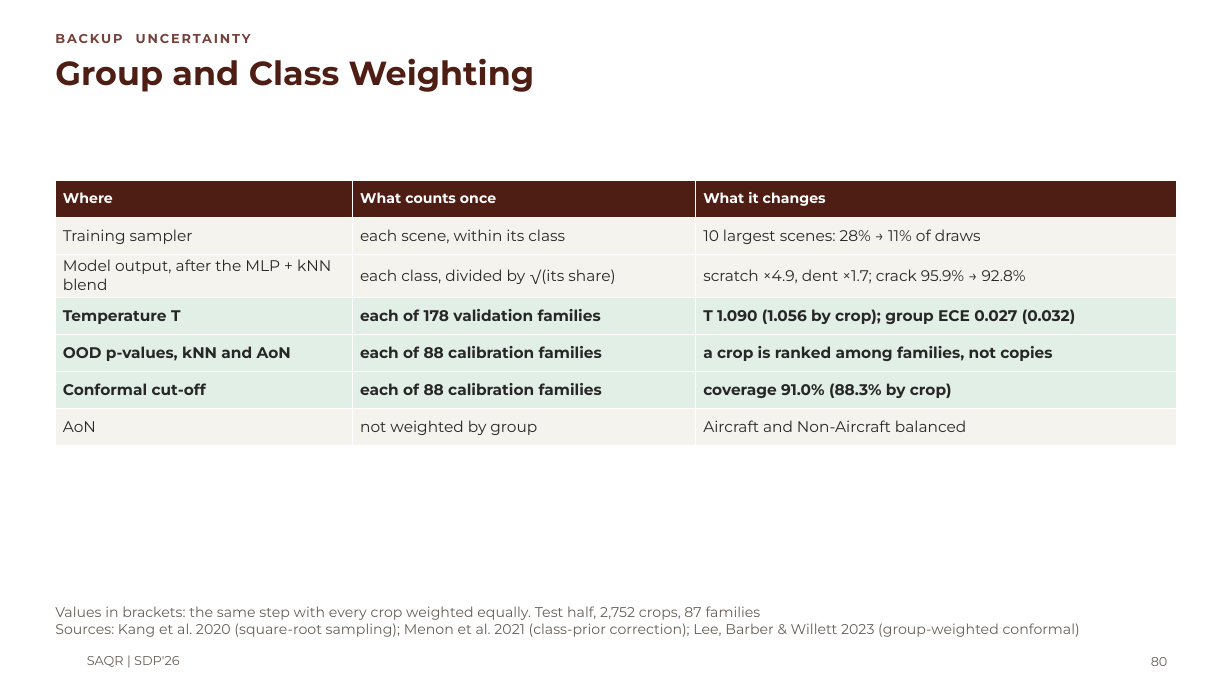
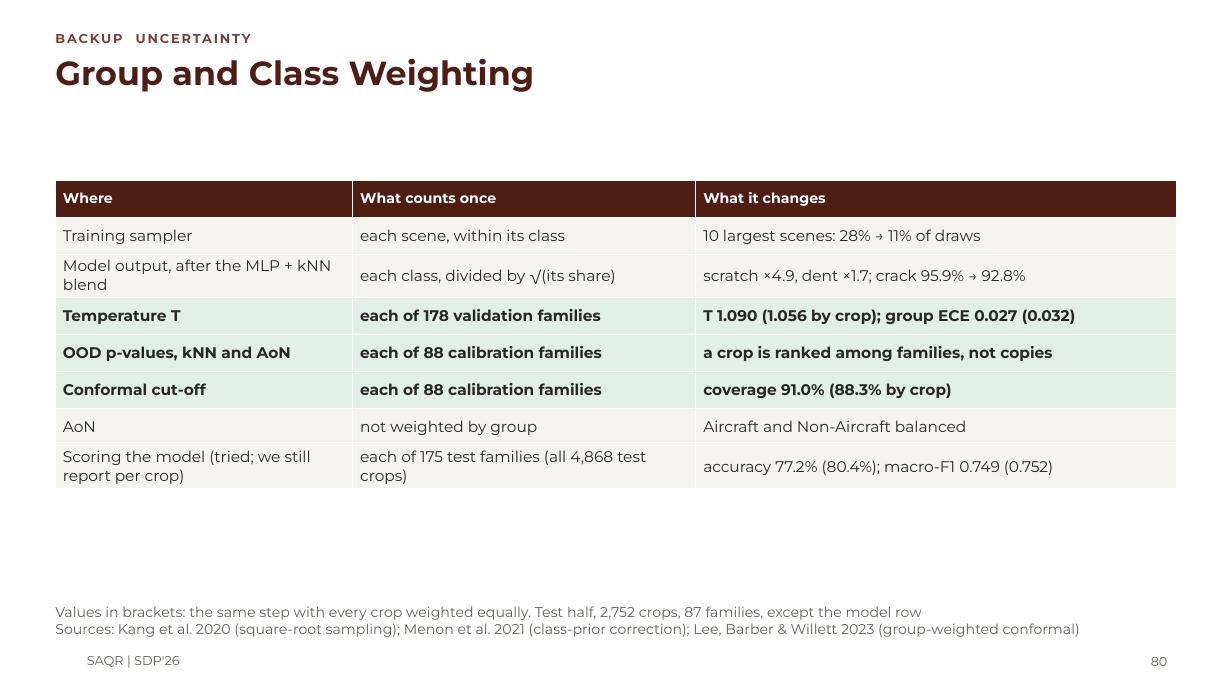
Before and after one commit to MASAR-AUS/SAQR, a slide deck: slide 80 of SAQR CMP490 Presentation.pptx. Drawn at 1232x693 pixels with LibreOffice and Linux fonts; fonts in the diff are those of the drawing; background and template pictures are left out. Boxes give left, top, right and bottom in pixels: in the first picture for what was removed or moved away, otherwise in the second. Text is boxed around its words. In the diff, an @@ line names an element or a change of style, - is before the commit and + after.

```diff
--- a/SAQR CMP490 Presentation.pptx
+++ b/SAQR CMP490 Presentation.pptx
@@ table at bbox=[55, 180, 1177, 488] @@
+row 8: Scoring the model (tried; we still report per crop) | each of 175 test families (all 4,868 test crops) | accuracy 77.2% (80.4%); macro-F1 0.749 (0.752)
@@ text at bbox=[55, 606, 922, 620]: text changed @@
-Values in brackets: the same step with every crop weighted equally. Test half, 2,752 crops, 87 families
+Values in brackets: the same step with every crop weighted equally. Test half, 2,752 crops, 87 families, except the model row
```
Also in this commit, not shown: 1 other slide changed.
